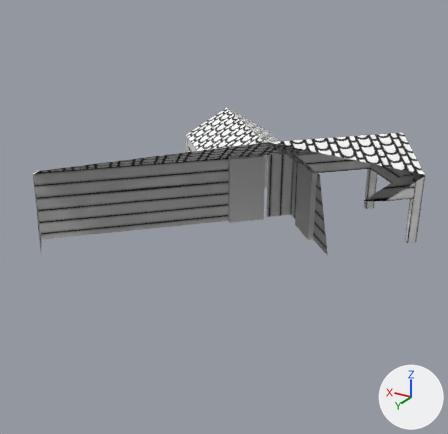
Renders of the FBX model WarOfMagicMeatBall/Assets/Model/Chapter/1_Gongon/gongon_center.fbx from each side of a commit.
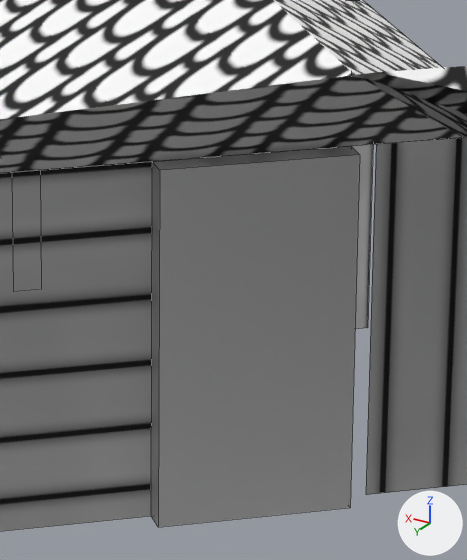
Old and new are each drawn whole from a 50 mm lens placed at (-21.0, 74.81, 18.95), pointed at (-3.55, 45.72, 4.4) and again close up on the part from 45% to 63% of the width and 30% to 53% of the height. Lighting does not change. The marker at lower right points along +X, +Y and +Z. The close-ups show mesh edges as thin lines. Everything nearer to the camera than a plane just in front of the edit is cut away. Where no turn or scale is listed for an object, it has been applied to the vertices. Vertices at the same position are counted once.

In view in the first close-up: 'CenterBody', 'CenterTop', 'Door_R'.
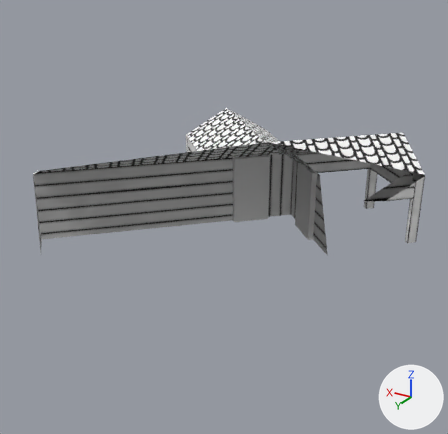
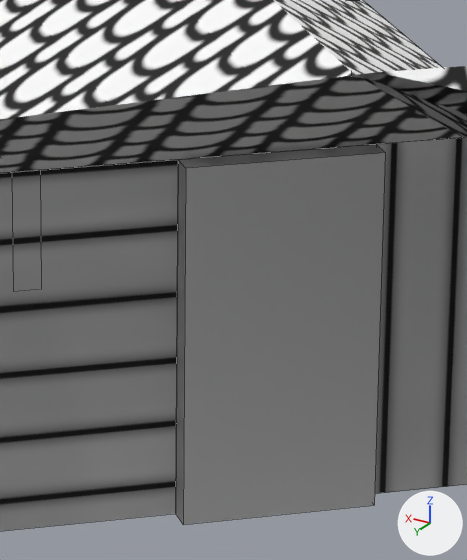
The newer file is also rescaled (x0.8), turned or shifted as a whole; pictures and numbers use the older file's frame.

Where the change shows, as pixel boxes [x1, y1, x2, y2] in the close-ups (467 x 560 px):
'Door_R', mesh moved
    before: [151, 146, 360, 527]
    after: [176, 144, 385, 525]

What changed in the scene script:
```text
Change me_平面_009:
    where me_平面_009.from_pydata(...)  # 8 vertices, 6 faces; spans x 1.39..3.56, y 1.66..3.83, z 0.0..5.0
    used by ob_door_r; location = (-2.48, 33.79, 0.0)
    me_平面_009 part 1: the whole mesh is moved by (-0.24, -0.24, 0.0)
```
